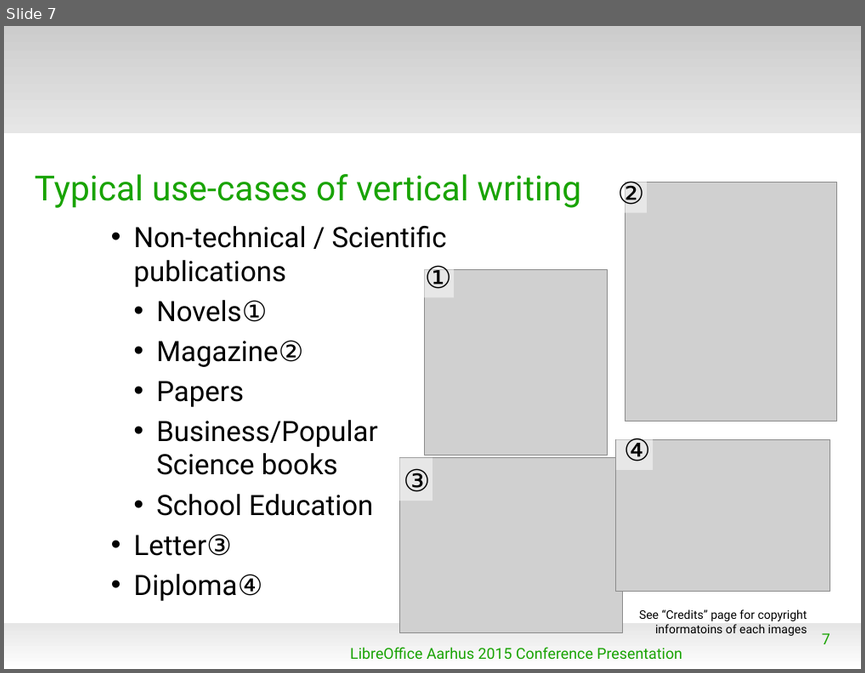
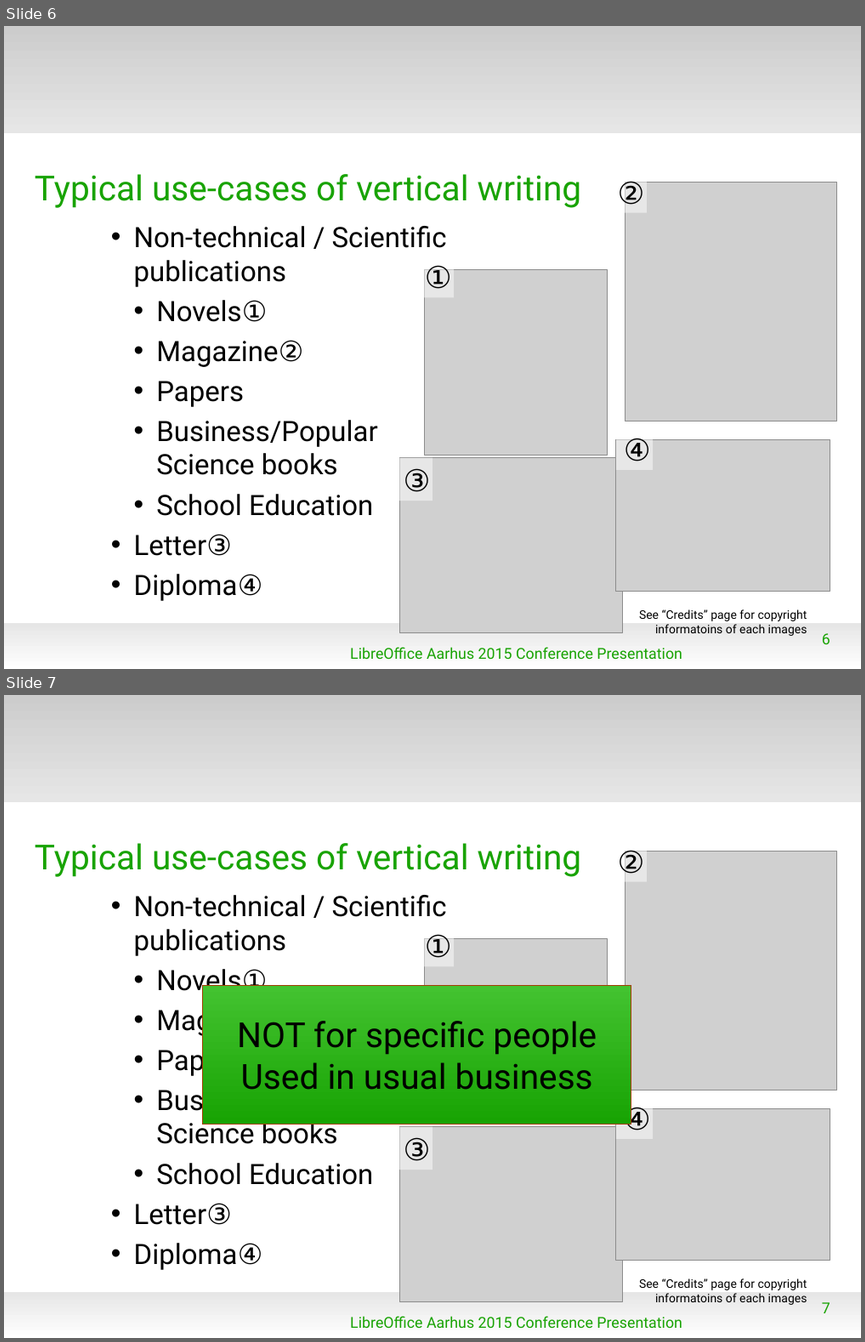
Before and after one commit to naruoga/KantoLibreOffice, a slide deck: others/LibOConf2015_Vertical_Writing_or_Japanese.odp. Shown one above the other, each under a label of ours: slide 7 before the commit, slides 6 and 7 after it. The pictures are 865x673 and 865x1342 pixels, drawn with LibreOffice and Linux fonts; fonts in the diff are those of the drawing; grey boxes stand for pictures; background and template pictures are left out. Boxes give left, top, right and bottom in pixels: in the first picture for what was removed or moved away, otherwise in the second. Text is boxed around its words. In the diff, an @@ line names an element or a change of style, - is before the commit and + after.

```diff
--- a/others/LibOConf2015_Vertical_Writing_or_Japanese.odp
+++ b/others/LibOConf2015_Vertical_Writing_or_Japanese.odp
@@ slide 7 added at (x1=4, y1=695, x2=861, y2=1338), background #FFFFFF; not listed: 2 template elements that a slide beside it also shows @@
@@ title added at (x1=35, y1=843, x2=582, y2=877), 32 pt, text #18A303 @@
+Typical use-cases of vertical writing
@@ rectangle added at (x1=610, y1=839, x2=647, y2=882), fill #FFFFFF at 50% opacity, 28 pt, text #000000 @@
+②
@@ picture added at (x1=625, y1=851, x2=837, y2=1090) @@
@@ text added at (x1=134, y1=895, x2=447, y2=1270), 26 pt, text #000000 @@
+• Non-technical / Scientific publications
+  • Novels①
+  • Magazine②
+  • Papers
+  • Business/Popular
+    Science books
+  • School Education
+• Letter③
+• Diploma④
@@ rectangle added at (x1=417, y1=924, x2=454, y2=966), fill #FFFFFF at 50% opacity, 28 pt, text #000000 @@
+①
@@ picture added at (x1=425, y1=939, x2=608, y2=1123) @@
@@ rectangle added at (x1=203, y1=986, x2=631, y2=1123), fill gradient #43C330 to #18A303, outline #A33E03 0 pt, 32 pt, text #000000 @@
+NOT for specific people
+Used in usual business
@@ rectangle added at (x1=616, y1=1096, x2=653, y2=1139), fill #FFFFFF at 50% opacity, 28 pt, text #000000 @@
+④
@@ rectangle added at (x1=396, y1=1127, x2=432, y2=1169), fill #FFFFFF at 50% opacity, 28 pt, text #000000 @@
+③
@@ picture added at (x1=400, y1=1127, x2=622, y2=1301) @@
@@ picture added at (x1=616, y1=1108, x2=830, y2=1259) @@
@@ text added at (x1=639, y1=1278, x2=807, y2=1304), 11 pt, text #000000 @@
+See “Credits” page for copyright informatoins of each images
@@ page number added at (x1=822, y1=1302, x2=830, y2=1313), 14 pt, text #18A303 @@
+7
@@ text added at (x1=350, y1=1315, x2=682, y2=1327), 14 pt, text #18A303 @@
+LibreOffice Aarhus 2015 Conference Presentation
@@ what was slide 7 is now slide 6 @@
@@ page number at (x1=822, y1=633, x2=830, y2=644): text changed @@
-7
+6
```
Also in this commit, not shown: 7 slides changed, 2 other slides added.
